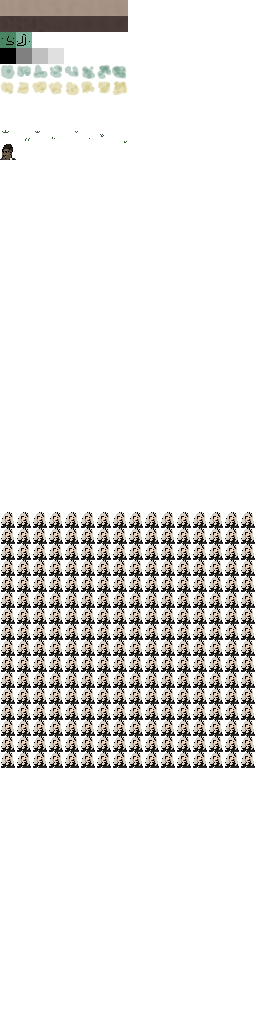
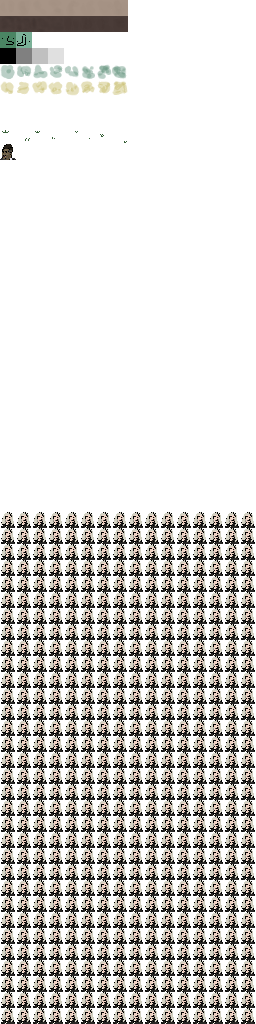
Revision of a layered 256px x 1024px image; what changed, layer by layer:
painted on "background" over left=1, top=768, right=255, bottom=1024
